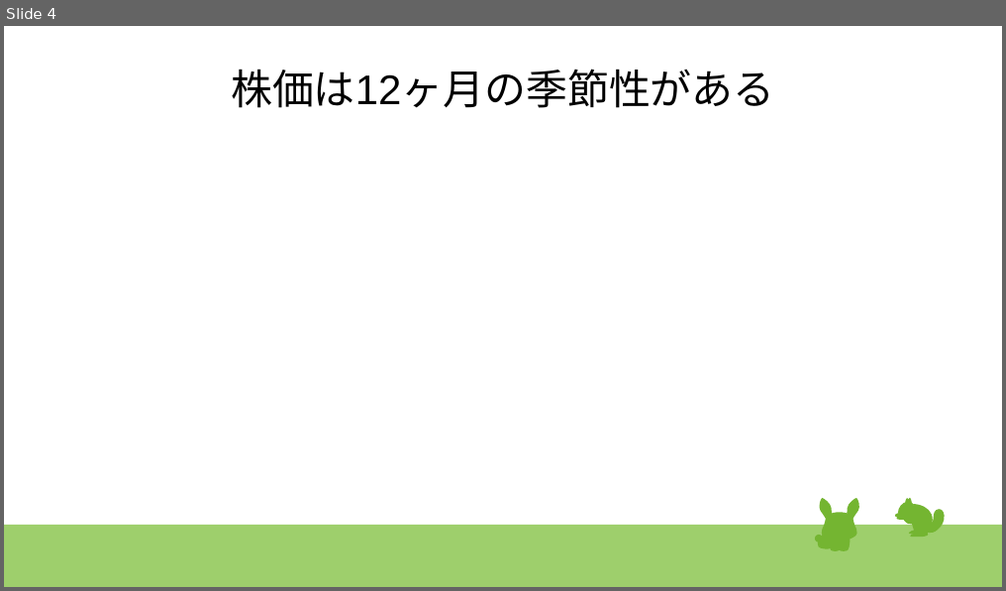
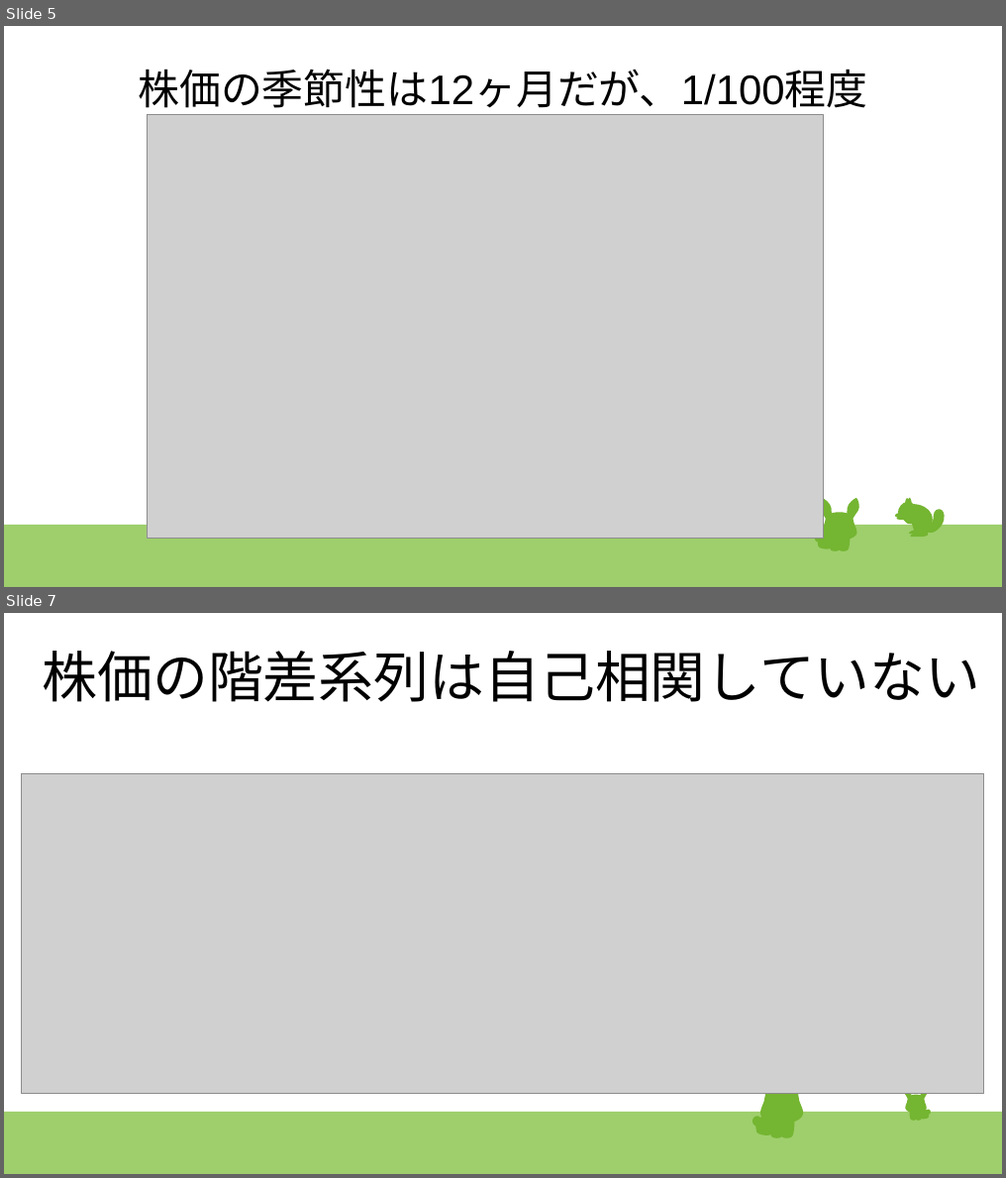
Before and after one commit to kawagashira/deepcraft, a slide deck: time_series/time_series.pptx. Shown one above the other, each under a label of ours: slide 4 before the commit, slides 5 and 7 after it; the slides between them are not shown. The pictures are 1006x591 and 1006x1178 pixels, drawn with LibreOffice and Linux fonts; fonts in the diff are those of the drawing; grey boxes stand for pictures. Boxes give left, top, right and bottom in pixels: in the first picture for what was removed or moved away, otherwise in the second. Text is boxed around its words. In the diff, an @@ line names an element or a change of style, - is before the commit and + after.

```diff
--- a/time_series/time_series.pptx
+++ b/time_series/time_series.pptx
@@ slide 7 added at [4, 613, 1002, 1174], background #FFFFFF; not listed: 1 template element that a slide beside it also shows @@
@@ title added at [42, 651, 980, 702], 44 pt, text #000000 @@
+株価の階差系列は自己相関していない
@@ picture added at [22, 773, 985, 1094] @@
@@ group added at [752, 1067, 806, 1139]: 23 freeform shapes @@
@@ group added at [904, 1085, 931, 1121]: 23 freeform shapes @@
@@ what was slide 4 is now slide 5 @@
@@ slide 5 changed as well @@
@@ title at [138, 69, 867, 115]: text changed @@
-株価は12ヶ月の季節性がある
+株価の季節性は12ヶ月だが、1/100程度
@@ picture added at [147, 115, 824, 538] @@
@@ outline redrawn in 4 elements at [816, 535, 824, 543], [818, 534, 832, 550], [822, 512, 857, 541], [820, 498, 833, 522] @@
```
Also in this commit, not shown: 3 other slides changed, 2 other slides added, 1 slide removed, 4 other files.
